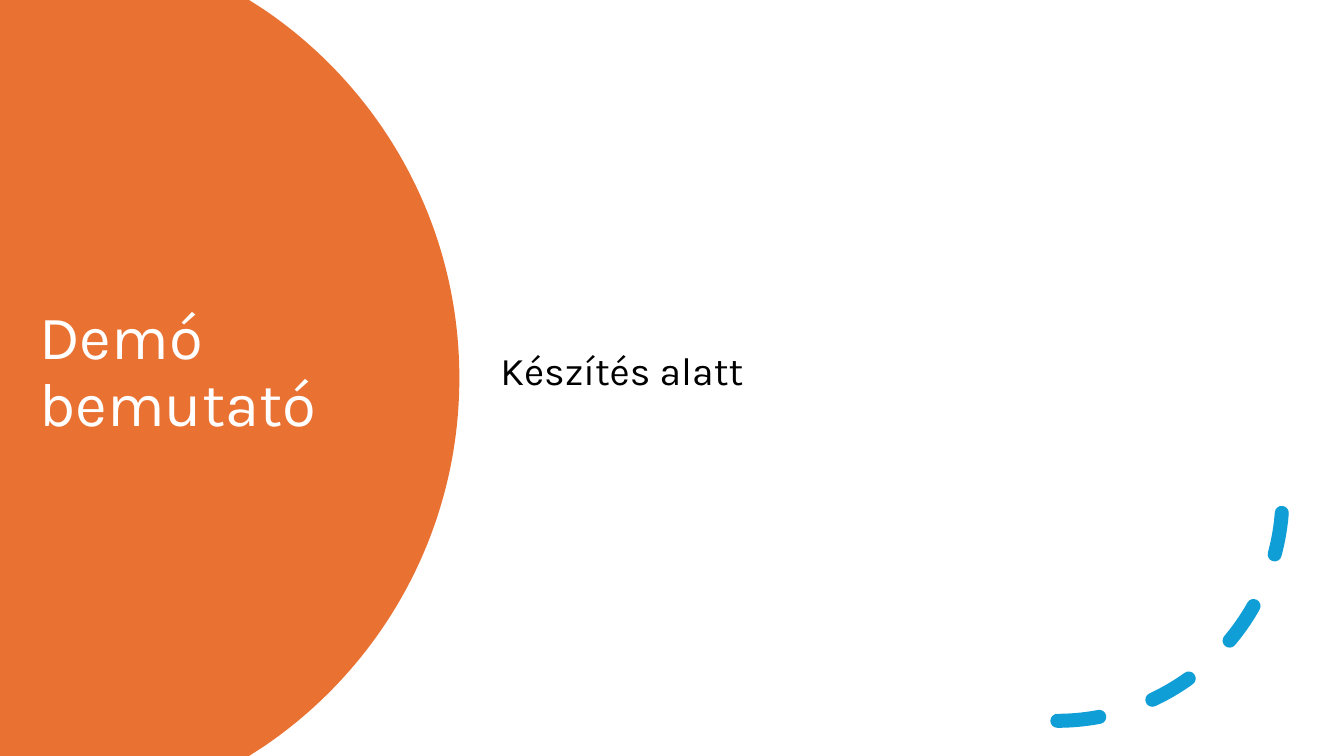
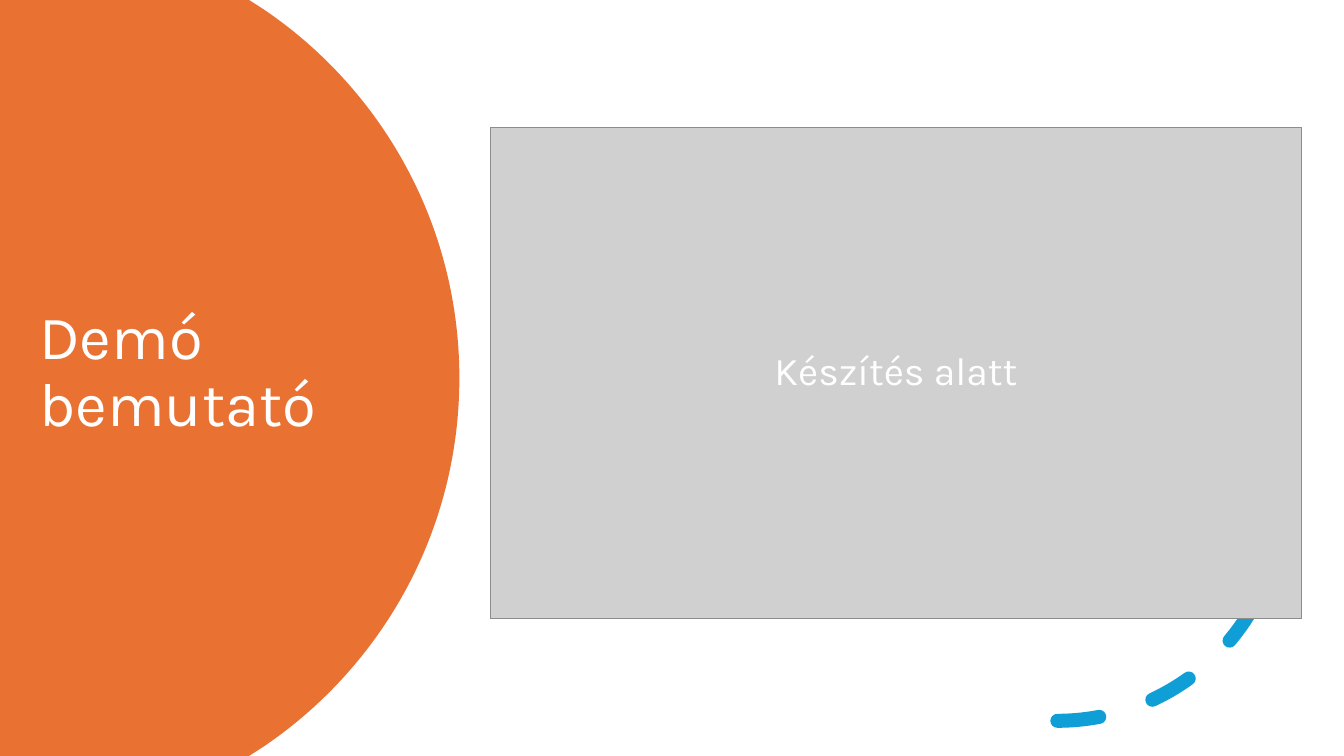
Before and after one commit to FesetoImre5/13_S1_8_vizsgaremek, a slide deck: slide 12 of Dokumentacio/Calentasker_bemutató.pptx. Drawn at 1344x756 pixels with LibreOffice and Linux fonts; fonts in the diff are those of the drawing; grey boxes stand for pictures. Boxes give left, top, right and bottom in pixels: in the first picture for what was removed or moved away, otherwise in the second. Text is boxed around its words. In the diff, an @@ line names an element or a change of style, - is before the commit and + after.

```diff
--- a/Dokumentacio/Calentasker_bemutató.pptx
+++ b/Dokumentacio/Calentasker_bemutató.pptx
@@ text "Készítés alatt" at [774, 356, 1018, 385]: text colour #000000 to #FFFFFF; alignment left to centre @@
@@ picture added at [490, 127, 1302, 619] @@
```
Also in this commit, not shown: 6 other slides changed.
